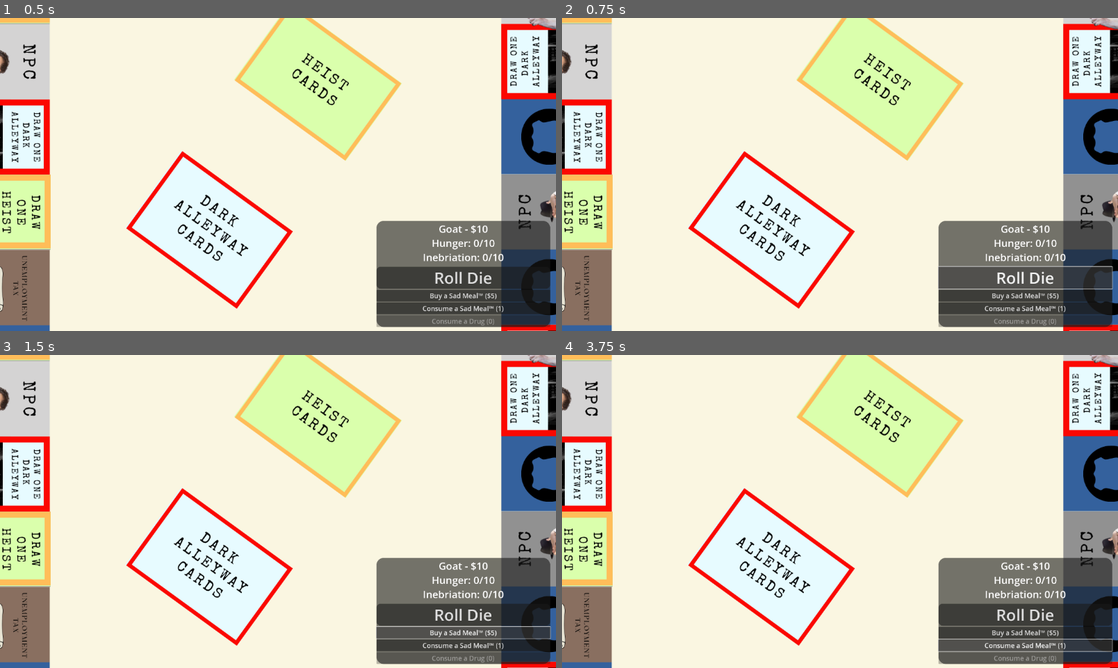
Above: before the commit, frames 1-4 (two rows, left to right).
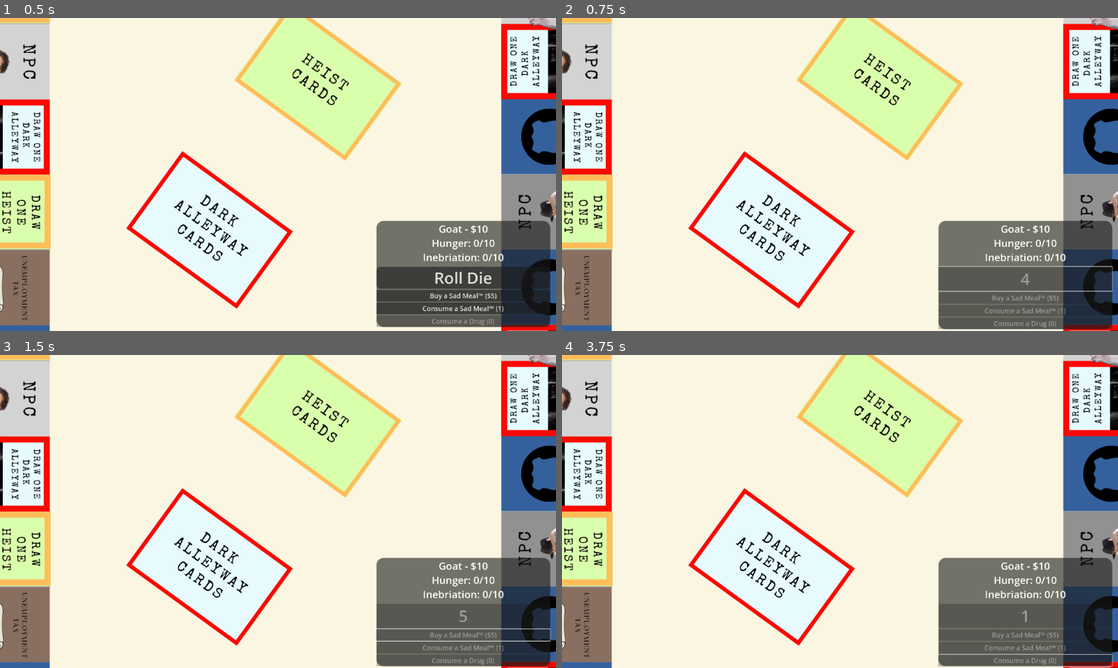
Above: after the commit, the same moments.

Repository: Dead-Vortex/unemployment-simulator
Game: Godot game, scene res://board.tscn
The game is run twice, just before and just after one commit, with the same random seed, the same clock (stepped at 60 frames per second) and the same inputs.
Inputs (mouse positions are in pixels of both pictures, inside the frame that each line leads up to):
- Up to frame 1 (0.5 s): no input
- Up to frame 2 (0.75 s): click "Roll Die" at 0.5 s
- Up to frame 3 (1.5 s): click (461, 633) at 1.25 s, where only the run before the commit has a clickable "Buy a Sad Meal™ ($5)"
- Up to frame 4 (3.75 s): click (1023, 646) at 2 s, where only the run before the commit has a clickable "Consume a Sad Meal™️ (1)"; tap Enter at 2.75 s; hold D (ui_right, bound only after the commit) 2.78-3.53 s; tap Space at 3.5 s; hold S (ui_down, bound only after the commit) from 3.53 s (still down)

Frame 1 is identical in both runs. In frame 2, 2.4% of the frame differs, in the area x 67-100%, y 81-100%; in frame 3, 3.4%, in the area x 67-100%, y 79-100%; in frame 4, 3.3%.

Commit message:
turn actions
- all buttons in the ui now function (buy/eat sad meal, eat drug, roll die)
- camera panning no longer switches active ui button (rebinded ui_dir)
- really cool modular die rolling and space moving system (epic 1337)

Diff:
--- a/board.tscn
+++ b/board.tscn
@@ -208,3 +208,8 @@
 theme_override_font_sizes/font_size = 23
 disabled = true
 text = "Consume a Drug (0)"
+
+[connection signal="pressed" from="CanvasLayer/PanelContainer/VBoxContainer/Dice" to="." method="_on_dice_roll_button_pressed"]
+[connection signal="pressed" from="CanvasLayer/PanelContainer/VBoxContainer/BuySadMeal" to="." method="_on_buy_sad_meal_button_pressed"]
+[connection signal="pressed" from="CanvasLayer/PanelContainer/VBoxContainer/SadMeal" to="." method="_on_eat_sad_meal_pressed"]
+[connection signal="pressed" from="CanvasLayer/PanelContainer/VBoxContainer/Drug" to="." method="_on_use_drug_pressed"]
--- a/project.godot
+++ b/project.godot
@@ -21,6 +21,61 @@
 
 window/stretch/mode="viewport"
 
+[input]
+
+ui_left={
+"deadzone": 0.5,
+"events": [Object(InputEventJoypadButton,"resource_local_to_scene":false,"resource_name":"","device":0,"button_index":13,"pressure":0.0,"pressed":false,"script":null)
+, Object(InputEventJoypadMotion,"resource_local_to_scene":false,"resource_name":"","device":0,"axis":0,"axis_value":-1.0,"script":null)
+, Object(InputEventKey,"resource_local_to_scene":false,"resource_name":"","device":-1,"window_id":0,"alt_pressed":false,"shift_pressed":false,"ctrl_pressed":false,"meta_pressed":false,"pressed":false,"keycode":0,"physical_keycode":65,"key_label":0,"unicode":97,"location":0,"echo":false,"script":null)
+]
+}
+ui_right={
+"deadzone": 0.5,
+"events": [Object(InputEventJoypadButton,"resource_local_to_scene":false,"resource_name":"","device":0,"button_index":14,"pressure":0.0,"pressed":false,"script":null)
+, Object(InputEventJoypadMotion,"resource_local_to_scene":false,"resource_name":"","device":0,"axis":0,"axis_value":1.0,"script":null)
+, Object(InputEventKey,"resource_local_to_scene":false,"resource_name":"","device":-1,"window_id":0,"alt_pressed":false,"shift_pressed":false,"ctrl_pressed":false,"meta_pressed":false,"pressed":false,"keycode":0,"physical_keycode":68,"key_label":0,"unicode":100,"location":0,"echo":false,"script":null)
+]
+}
+ui_up={
+"deadzone": 0.5,
+"events": [Object(InputEventJoypadButton,"resource_local_to_scene":false,"resource_name":"","device":0,"button_index":11,"pressure":0.0,"pressed":false,"script":null)
+, Object(InputEventJoypadMotion,"resource_local_to_scene":false,"resource_name":"","device":0,"axis":1,"axis_value":-1.0,"script":null)
+, Object(InputEventKey,"resource_local_to_scene":false,"resource_name":"","device":-1,"window_id":0,"alt_pressed":false,"shift_pressed":false,"ctrl_pressed":false,"meta_pressed":false,"pressed":false,"keycode":0,"physical_keycode":87,"key_label":0,"unicode":119,"location":0,"echo":false,"script":null)
+]
+}
+ui_down={
+"deadzone": 0.5,
+"events": [Object(InputEventJoypadButton,"resource_local_to_scene":false,"resource_name":"","device":0,"button_index":12,"pressure":0.0,"pressed":false,"script":null)
+, Object(InputEventJoypadMotion,"resource_local_to_scene":false,"resource_name":"","device":0,"axis":1,"axis_value":1.0,"script":null)
+, Object(InputEventKey,"resource_local_to_scene":false,"resource_name":"","device":-1,"window_id":0,"alt_pressed":false,"shift_pressed":false,"ctrl_pressed":false,"meta_pressed":false,"pressed":false,"keycode":0,"physical_keycode":83,"key_label":0,"unicode":115,"location":0,"echo":false,"script":null)
+]
+}
+camera_up={
+"deadzone": 0.2,
+"events": [Object(InputEventKey,"resource_local_to_scene":false,"resource_name":"","device":-1,"window_id":0,"alt_pressed":false,"shift_pressed":false,"ctrl_pressed":false,"meta_pressed":false,"pressed":false,"keycode":0,"physical_keycode":4194320,"key_label":0,"unicode":0,"location":0,"echo":false,"script":null)
+, Object(InputEventJoypadMotion,"resource_local_to_scene":false,"resource_name":"","device":-1,"axis":3,"axis_value":-1.0,"script":null)
+]
+}
+camera_down={
+"deadzone": 0.2,
+"events": [Object(InputEventKey,"resource_local_to_scene":false,"resource_name":"","device":-1,"window_id":0,"alt_pressed":false,"shift_pressed":false,"ctrl_pressed":false,"meta_pressed":false,"pressed":false,"keycode":0,"physical_keycode":4194322,"key_label":0,"unicode":0,"location":0,"echo":false,"script":null)
+, Object(InputEventJoypadMotion,"resource_local_to_scene":false,"resource_name":"","device":-1,"axis":3,"axis_value":1.0,"script":null)
+]
+}
+camera_left={
+"deadzone": 0.2,
+"events": [Object(InputEventKey,"resource_local_to_scene":false,"resource_name":"","device":-1,"window_id":0,"alt_pressed":false,"shift_pressed":false,"ctrl_pressed":false,"meta_pressed":false,"pressed":false,"keycode":0,"physical_keycode":4194319,"key_label":0,"unicode":0,"location":0,"echo":false,"script":null)
+, Object(InputEventJoypadMotion,"resource_local_to_scene":false,"resource_name":"","device":-1,"axis":2,"axis_value":-1.0,"script":null)
+]
+}
+camera_right={
+"deadzone": 0.2,
+"events": [Object(InputEventKey,"resource_local_to_scene":false,"resource_name":"","device":-1,"window_id":0,"alt_pressed":false,"shift_pressed":false,"ctrl_pressed":false,"meta_pressed":false,"pressed":false,"keycode":0,"physical_keycode":4194321,"key_label":0,"unicode":0,"location":0,"echo":false,"script":null)
+, Object(InputEventJoypadMotion,"resource_local_to_scene":false,"resource_name":"","device":-1,"axis":2,"axis_value":1.0,"script":null)
+]
+}
+
 [rendering]
 
 renderer/rendering_method="gl_compatibility"
--- a/scripts/game.gd
+++ b/scripts/game.gd
@@ -8,6 +8,7 @@
 @onready var player3 = $Cards
 @onready var player4 = $Milk
 var player_piece_names : Dictionary = {1: "Goat", 2: "Bag", 3: "Cards", 4: "Milk"}
+var current_player : int = 1
 
 # UI
 @onready var status_label = $CanvasLayer/PanelContainer/VBoxContainer/StatusLabel
@@ -15,12 +16,15 @@
 @onready var purchase_sad_meal_button = $CanvasLayer/PanelContainer/VBoxContainer/BuySadMeal
 @onready var eat_sad_meal_button = $CanvasLayer/PanelContainer/VBoxContainer/SadMeal
 @onready var rhymes_with_grug_button = $CanvasLayer/PanelContainer/VBoxContainer/Drug
+var before_turn : bool = true
+signal die_rolled
+var die_roll : int = 2
 
 var player_stats : Array = [
-	{"money": 10, "hunger": 0, "inebriation": 0, "sadmeals": 1, "drugs": 0},
-	{"money": 10, "hunger": 0, "inebriation": 0, "sadmeals": 1, "drugs": 0},
-	{"money": 10, "hunger": 0, "inebriation": 0, "sadmeals": 1, "drugs": 0},
-	{"money": 10, "hunger": 0, "inebriation": 0, "sadmeals": 1, "drugs": 0}
+	{"money": 10, "hunger": 0, "inebriation": 0, "sadmeals": 1, "drugs": 0, "space": 0},
+	{"money": 10, "hunger": 0, "inebriation": 0, "sadmeals": 1, "drugs": 0, "space": 0},
+	{"money": 10, "hunger": 0, "inebriation": 0, "sadmeals": 1, "drugs": 0, "space": 0},
+	{"money": 10, "hunger": 0, "inebriation": 0, "sadmeals": 1, "drugs": 0, "space": 0}
 ]
 
 # Board Spaces
@@ -38,9 +42,10 @@
 	game_turn(1)
 
 func _process(delta: float) -> void:
-	camera.offset += Input.get_vector("ui_left", "ui_right", "ui_up", "ui_down") * 1000 * delta
+	camera.offset += Input.get_vector("camera_left", "camera_right", "camera_up", "camera_down") * 1000 * delta
 
 func game_turn(player):
+	current_player = player
 	status_label.text = player_piece_names[player] + " - $" + str(player_stats[player - 1]["money"]) + "\nHunger: " + str(player_stats[player - 1]["hunger"]) + "/10\nInebriation: " + str(player_stats[player - 1]["inebriation"]) + "/10"
 	die_button.text = "Roll Die"
 	die_button.disabled = false
@@ -58,7 +63,72 @@
 		rhymes_with_grug_button.disabled = true
 	else:
 		rhymes_with_grug_button.disabled = false
-
+	await(die_rolled)
+	die_button.disabled = true
+	purchase_sad_meal_button.disabled = true
+	eat_sad_meal_button.disabled = true
+	rhymes_with_grug_button.disabled = true
+	for i in 10:
+		if player_stats[player - 1]["inebriation"] >= 4:
+			die_roll = (randi_range(1, 6) + randi_range(1, 6))
+		else:
+			die_roll = randi_range(1, 6)
+		die_button.text = str(die_roll)
+		await get_tree().create_timer(0.2).timeout
+	await get_tree().create_timer(0.5).timeout
+	move_player_spaces(player, die_roll)
+
+func update_ui():
+	status_label.text = player_piece_names[current_player] + " - $" + str(player_stats[current_player - 1]["money"]) + "\nHunger: " + str(player_stats[current_player - 1]["hunger"]) + "/10\nInebriation: " + str(player_stats[current_player - 1]["inebriation"]) + "/10"
+	if player_stats[current_player - 1]["money"] < 5:
+		purchase_sad_meal_button.disabled = true
+	else:
+		purchase_sad_meal_button.disabled = false
+	eat_sad_meal_button.text = "Consume a Sad Meal™️ (" + str(player_stats[current_player - 1]["sadmeals"]) + ")"
+	if player_stats[current_player - 1]["sadmeals"] <= 0:
+		eat_sad_meal_button.disabled = true
+	else:
+		eat_sad_meal_button.disabled = false
+	rhymes_with_grug_button.text = "Consume a Drug (" + str(player_stats[current_player - 1]["drugs"]) + ")"
+	if player_stats[current_player - 1]["drugs"] <= 0:
+		rhymes_with_grug_button.disabled = true
+	else:
+		rhymes_with_grug_button.disabled = false
+
+func move_player_spaces(player : int, spaces : int):
+	for i in spaces:
+		player_stats[player - 1]["space"] += 1
+		get_node(player_piece_names[player]).global_position = get_node("BoardSpaces/Space" + str(player_stats[player - 1]["space"])).global_position
+		await get_tree().create_timer(0.5).timeout
+
+func _on_dice_roll_button_pressed() -> void:
+	emit_signal("die_rolled")
+
+func _on_buy_sad_meal_button_pressed() -> void:
+	if before_turn and player_stats[current_player - 1]["money"] >= 5:
+		player_stats[current_player - 1]["money"] -= 5
+		player_stats[current_player - 1]["sadmeals"] += 1
+		update_ui()
+
+func _on_eat_sad_meal_pressed() -> void:
+	if before_turn and player_stats[current_player - 1]["sadmeals"] > 0:
+		player_stats[current_player - 1]["sadmeals"] -= 1
+		if player_stats[current_player - 1]["inebriation"] >= 4:
+			player_stats[current_player - 1]["hunger"] -= 5
+		else:
+			player_stats[current_player - 1]["hunger"] -= 2
+		if player_stats[current_player - 1]["hunger"] < 0:
+			player_stats[current_player - 1]["hunger"] = 0
+	update_ui()
+
+func _on_use_drug_pressed() -> void:
+	if before_turn and player_stats[current_player - 1]["drugs"] > 0:
+		player_stats[current_player - 1]["drugs"] -= 1
+		player_stats[current_player - 1]["inebriation"] += 3
+		if player_stats[current_player - 1]["inebriation"] > 10:
+			# eliminate player
+			pass
+	update_ui()
 
 
 
